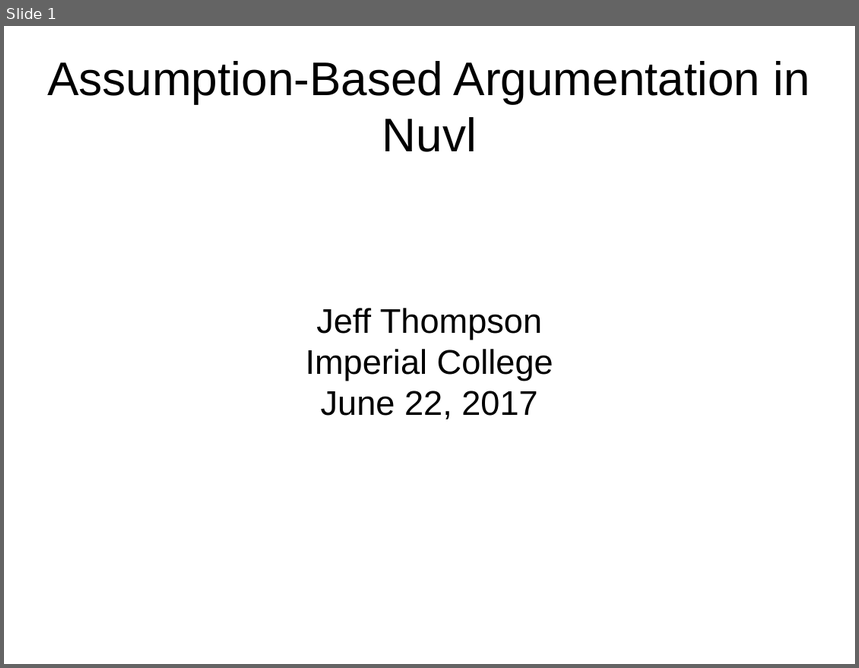
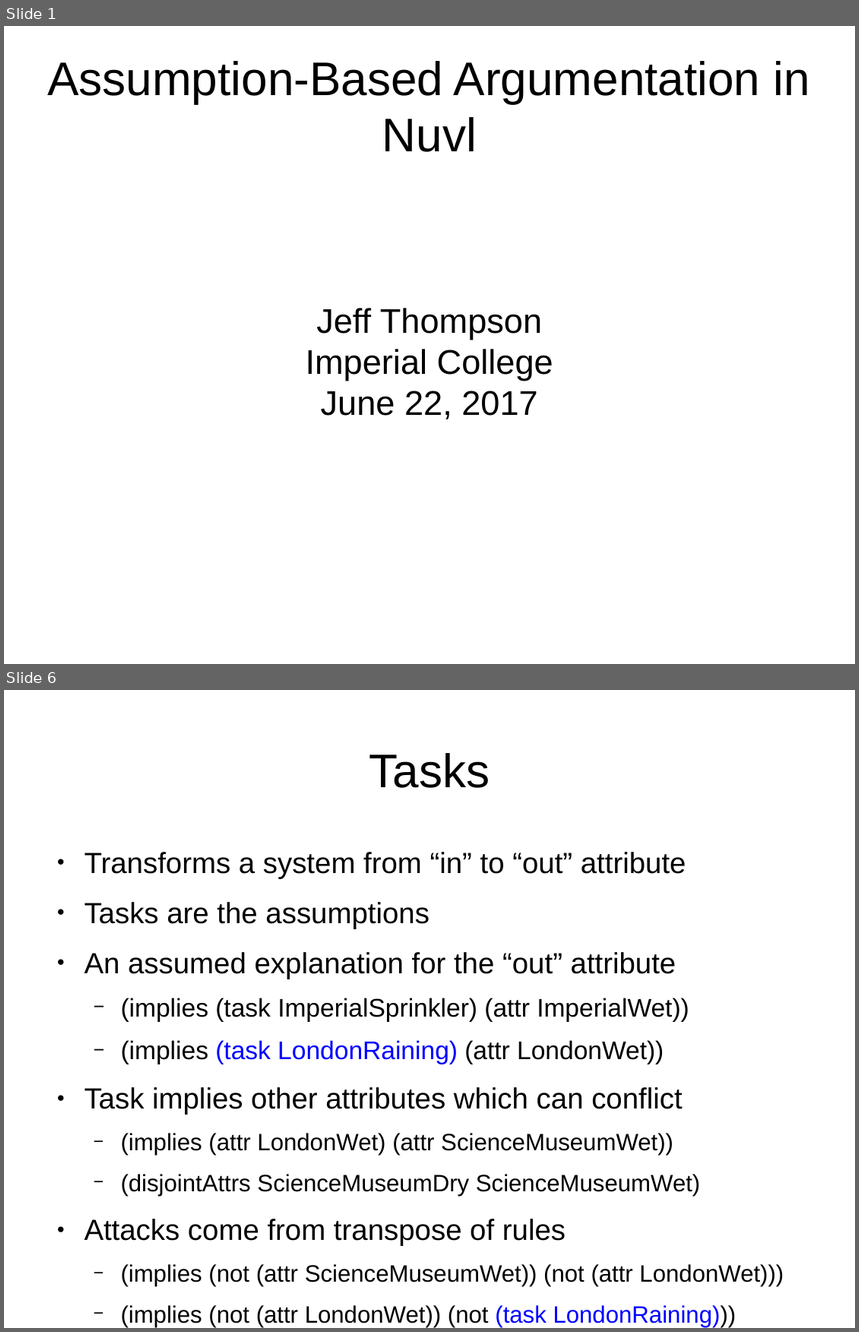
Before and after one commit to jefft0/nuvlworld, a slide deck: doc/Argumentation in Nuvl.odp. Shown one above the other, each under a label of ours: slide 1 before the commit, slides 1 and 6 after it; the slides between them are not shown. The pictures are 859x668 and 859x1332 pixels, drawn with LibreOffice and Linux fonts; fonts in the diff are those of the drawing. Boxes give left, top, right and bottom in pixels: in the first picture for what was removed or moved away, otherwise in the second. Text is boxed around its words. In the diff, an @@ line names an element or a change of style, - is before the commit and + after.

```diff
--- a/doc/Argumentation in Nuvl.odp
+++ b/doc/Argumentation in Nuvl.odp
@@ slide 6 added at box(4, 690, 855, 1328), background #FFFFFF @@
@@ title added at box(370, 753, 490, 788), 44 pt, text #000000 @@
+Tasks
@@ text added at box(85, 852, 784, 1328), 22.1 pt, text #000000 @@
+● Transforms a system from “in” to “out” attribute
+● Tasks are the assumptions
+● An assumed explanation for the “out” attribute
+  − (implies (task ImperialSprinkler) (attr ImperialWet))
+  − (implies (task LondonRaining) (attr LondonWet))
+● Task implies other attributes which can conflict
+  − (implies (attr LondonWet) (attr ScienceMuseumWet))
+  − (disjointAttrs ScienceMuseumDry ScienceMuseumWet)
+● Attacks come from transpose of rules
+  − (implies (not (attr ScienceMuseumWet)) (not (attr LondonWet)))
+  − (implies (not (attr LondonWet)) (not (task LondonRaining)))
```
Also in this commit, not shown: 3 slides changed, 7 other slides added, 4 slides removed.
